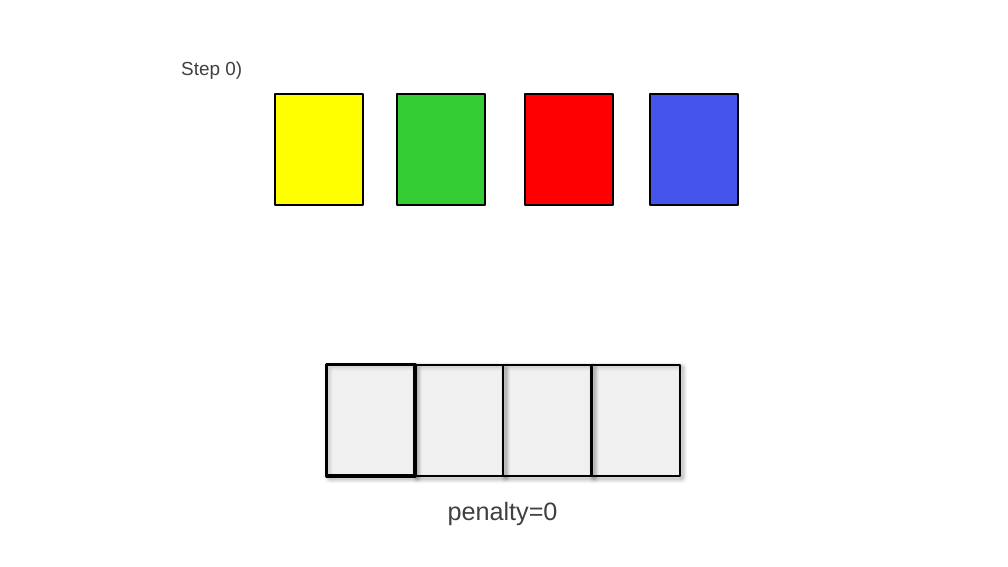
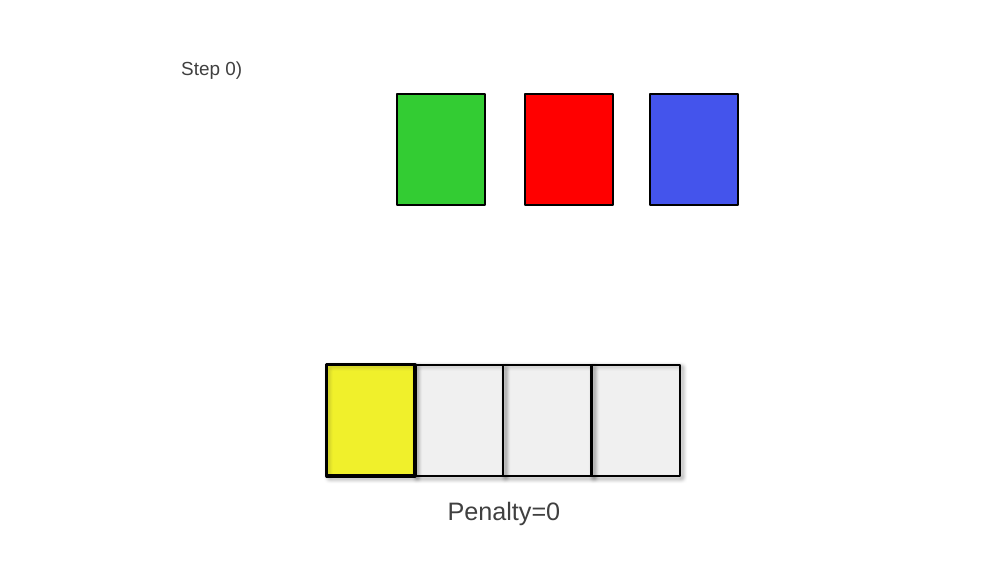
Before and after one commit to CarolinaBianchi/ETPsolver, a slide deck: slide 22 of Optimization/doc/ETPslides_OMAAL_group11.pptx (slide 19 before the commit). Drawn at 1008x567 pixels with LibreOffice and Linux fonts; fonts in the diff are those of the drawing; background and template pictures are left out. Boxes give left, top, right and bottom in pixels: in the first picture for what was removed or moved away, otherwise in the second. Text is boxed around its words. In the diff, an @@ line names an element or a change of style, - is before the commit and + after.

```diff
--- a/Optimization/doc/ETPslides_OMAAL_group11.pptx
+++ b/Optimization/doc/ETPslides_OMAAL_group11.pptx
@@ rectangle: place and size @@
-rectangle at [275,94,364,205]
+rectangle at [327,365,415,476]
@@ text at [448,501,561,525]: text changed @@
-penalty=0
+Penalty=0
```
Also in this commit, not shown: 15 other slides changed, 12 slides added, 4 slides removed.
